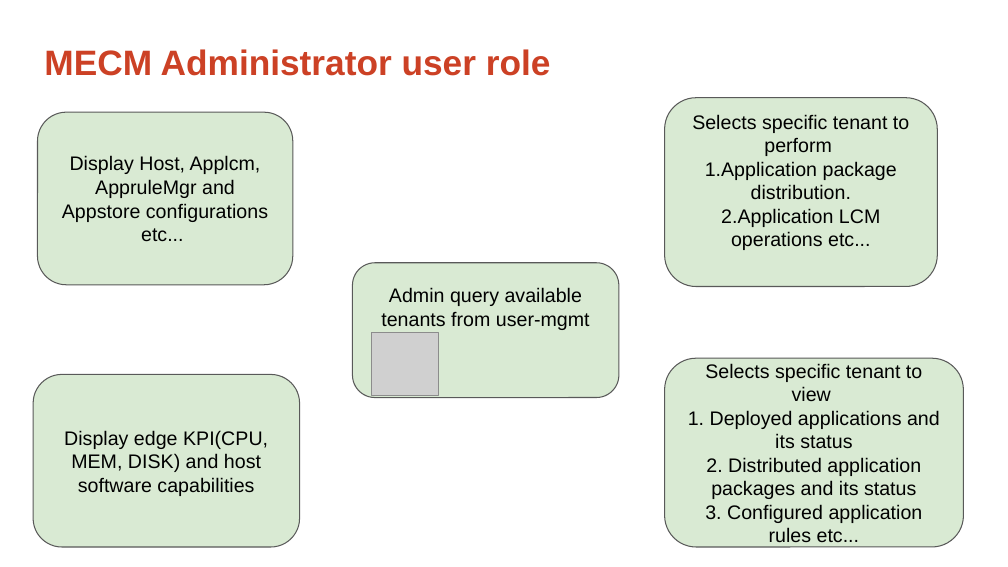
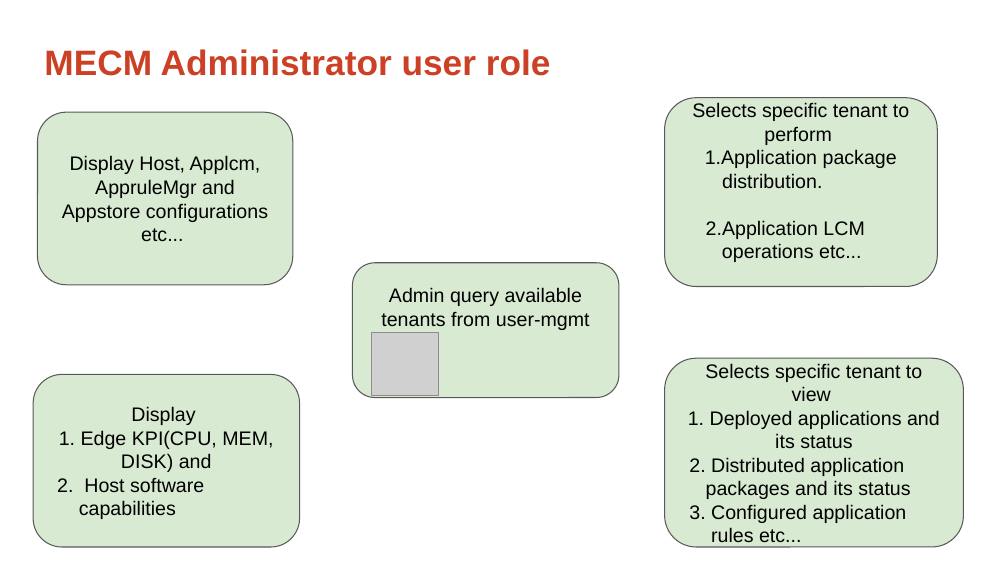
Before and after one commit to EdgeGallery/community, a slide deck: slide 5 of MECM PT/Release V1.1/MECM admin role support.pptx. Drawn at 1008x567 pixels with LibreOffice and Linux fonts; fonts in the diff are those of the drawing; grey boxes stand for pictures. Boxes give left, top, right and bottom in pixels: in the first picture for what was removed or moved away, otherwise in the second. Text is boxed around its words. In the diff, an @@ line names an element or a change of style, - is before the commit and + after.

Commit message:
mecm admin support ppt updated

```diff
--- a/MECM PT/Release V1.1/MECM admin role support.pptx
+++ b/MECM PT/Release V1.1/MECM admin role support.pptx
@@ text in rounded rectangle at box(705, 149, 897, 262): text changed @@
-1.Application package distribution.
-2.Application LCM operations etc...
+1.Application package
+distribution.
+2.Application LCM
+operations etc...
@@ text in rounded rectangle at box(57, 406, 273, 519): text changed @@
-Display edge KPI(CPU, MEM, DISK) and host software capabilities
+Display
+1. Edge KPI(CPU, MEM, DISK) and
+2. Host software
+capabilities
@@ text in rounded rectangle at box(689, 457, 910, 547): text changed @@
-2. Distributed application packages and its status
-3. Configured application rules etc...
+2. Distributed application
+packages and its status
+3. Configured application
+rules etc...
```
Also in this commit, not shown: 2 other slides changed, 1 other file.
